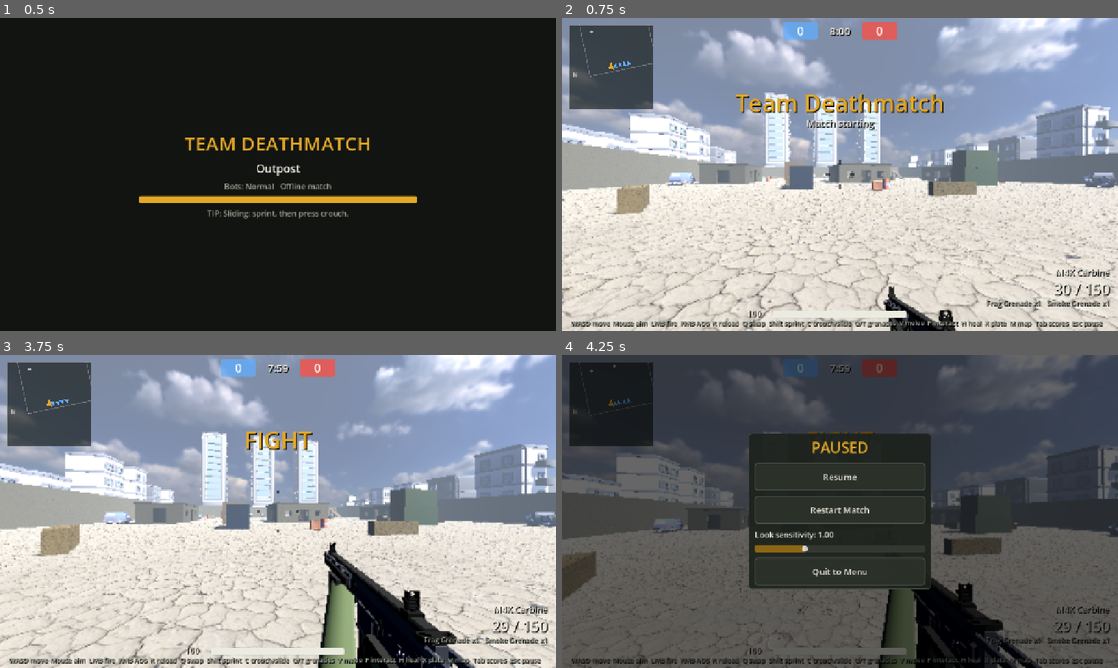
Above: before the commit, frames 1-4 (two rows, left to right).
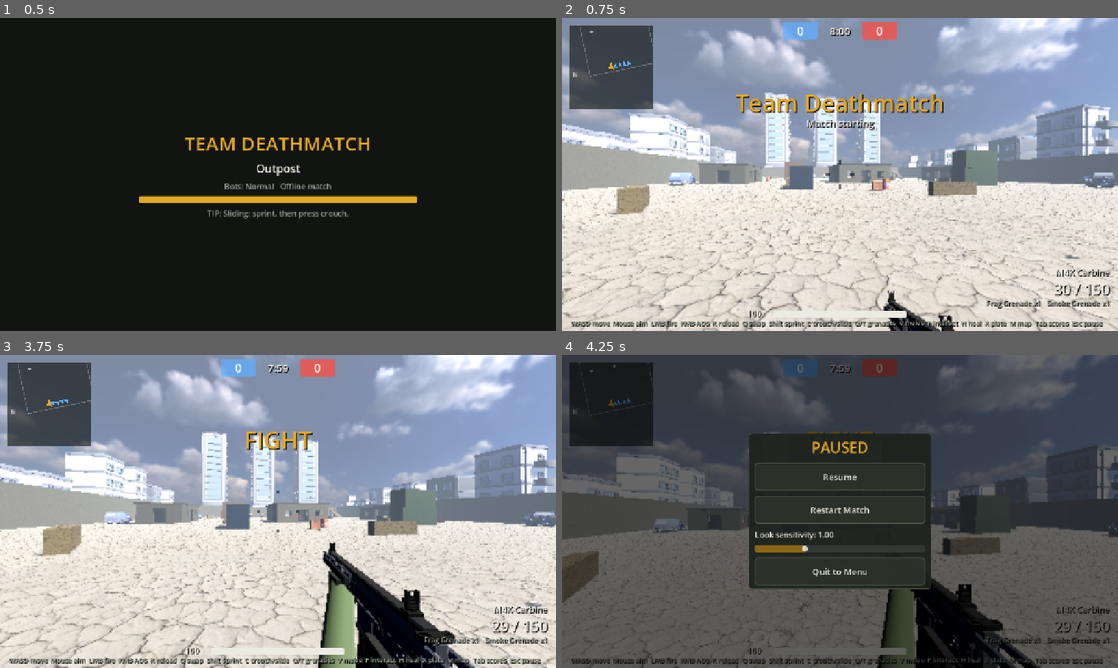
Above: after the commit, the same moments.

Repository: jazsajonia-pixel/codcopy
Game: Godot game, scene res://scenes/menus/loading.tscn
Two runs of this game, one before a commit and one after it. Both use one fixed random seed, a clock stepped at 60 frames per second and the inputs below. This scene is started directly instead of the project's main scene.
Inputs (mouse positions are in pixels of both pictures, inside the frame that each line leads up to):
- Up to frame 1 (0.5 s): no input
- Up to frame 2 (0.75 s): tap Enter at 0.5 s; move the mouse to (962, 158) at 0.52 s; hold D (move_right) from 0.53 s (still down); hold Right mouse button (ads) from 0.53 s (still down); click (962, 158) at 0.67 s
- Up to frame 3 (3.75 s): tap Space (jump) at 0.77, 1.52, 2, 3.02, 3.5 s; move the mouse to (250, 511) at 1.27 s; release D (move_right) at 1.28 s; release Right mouse button (ads) at 1.28 s; hold W (move_forward) from 1.28 s (still down); tap C (crouch) at 1.35 s; click (250, 511) at 1.42 s; move the mouse to (289, 505) at 2.02 s; press the mouse at (289, 505) at 2.03 s; tap Enter at 2.75 s; move the mouse to (272, 517) at 2.77 s; release the mouse at (272, 517) at 2.78 s; tap H (heal) at 2.85 s; click (272, 517) at 2.92 s; move the mouse to (316, 514) at 3.52 s; hold F (interact) from 3.53 s (still down); click (316, 514) at 3.67 s
- Up to frame 4 (4.25 s): keep holding W (move_forward); keep holding F (interact); tap Space (jump) at 3.77 s; tap Escape (pause) at 4.15 s

Frame 1 is identical in both runs. In frame 2, 4.7% of the frame differs, in the area x 0-100%, y 23-100%; in frame 3, 6.6%, in the area x 0-100%, y 2-100%; in frame 4, 0.7%.

Commit message:
Fix: matches started from the menu had no HUD or touch controls
Threaded loading in the loading screen failed to compile hud.gd ('referenced
non-existent resource'), so the HUD and on-screen controls never appeared and
touch players could not move. Load the match scene on the main thread instead.
Also switch to touch controls automatically on the first real screen touch.

Diff:
--- a/scripts/ui/hud.gd
+++ b/scripts/ui/hud.gd
@@ -313,6 +313,17 @@
 		Input.mouse_mode = Input.MOUSE_MODE_CAPTURED
 
 
+func _input(event: InputEvent) -> void:
+	# Safety net: a real finger touch while in keyboard mode switches to on-screen controls (unless the
+	# player explicitly chose Keyboard/Mouse). Covers devices that don't report a touchscreen up front.
+	if event is InputEventScreenTouch and event.pressed and player and not player.touch_mode \
+			and SaveManager.get_setting("controls", "scheme", "auto") != "keyboard":
+		player.touch_mode = true
+		touch.visible = not get_tree().paused
+		Input.mouse_mode = Input.MOUSE_MODE_VISIBLE
+		_layout()
+
+
 func _unhandled_input(event: InputEvent) -> void:
 	if get_tree().paused and event.is_action_pressed("pause"):
 		match_node.toggle_pause()
--- a/scripts/ui/loading_screen.gd
+++ b/scripts/ui/loading_screen.gd
@@ -43,19 +43,25 @@
 	v.add_child(tip)
 	AudioManager.stop_music()
 	path = MatchConfig.match_scene()
-	ResourceLoader.load_threaded_request(path)
+	# Synchronous load on the main thread. Threaded loading failed to compile the HUD script on real
+	# displays ("referenced non-existent resource hud.gd"), which left matches with no HUD/touch controls.
+	_load_after_frames.call_deferred()
+
+
+func _load_after_frames() -> void:
+	bar.value = 15.0
+	await get_tree().process_frame
+	await get_tree().process_frame
+	var packed := load(path) as PackedScene
+	bar.value = 100.0
+	while _t < 0.6:
+		await get_tree().process_frame
+	if packed == null:
+		push_error("Failed to load " + path)
+		MatchConfig.to_menu()
+		return
+	get_tree().change_scene_to_packed(packed)
 
 
 func _process(delta: float) -> void:
 	_t += delta
-	var prog := []
-	var st := ResourceLoader.load_threaded_get_status(path, prog)
-	if prog.size() > 0:
-		bar.value = prog[0] * 100.0
-	if st == ResourceLoader.THREAD_LOAD_LOADED and _t > 0.6:
-		set_process(false)
-		get_tree().change_scene_to_packed(ResourceLoader.load_threaded_get(path))
-	elif st == ResourceLoader.THREAD_LOAD_FAILED or st == ResourceLoader.THREAD_LOAD_INVALID_RESOURCE:
-		set_process(false)
-		push_error("Failed to load " + path)
-		MatchConfig.to_menu()
